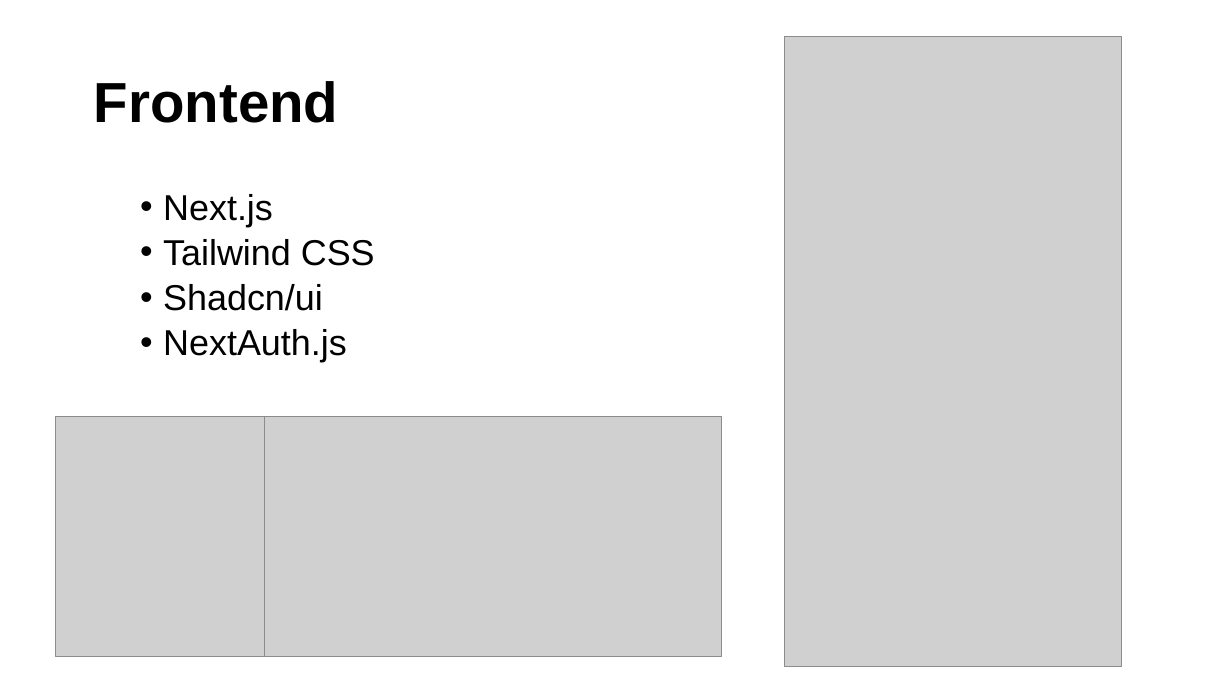
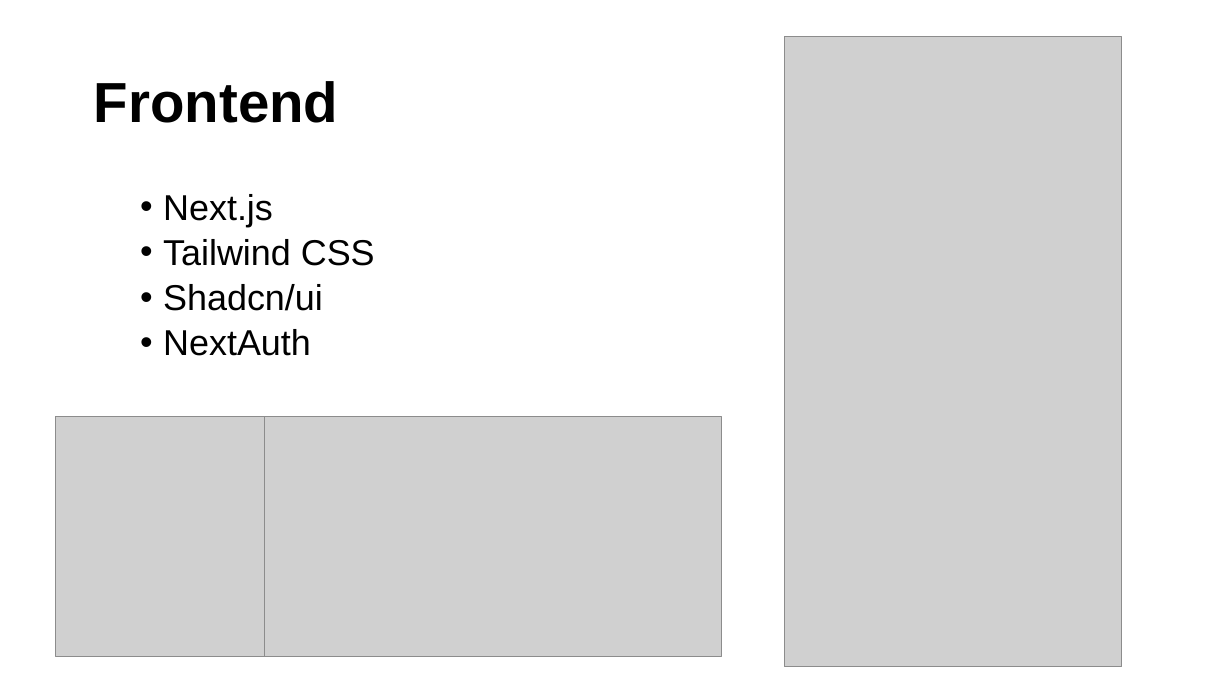
Before and after one commit to SzigetvariMark/pcweb, a slide deck: slide 9 of Bemutato.pptx. Drawn at 1232x693 pixels with LibreOffice and Linux fonts; fonts in the diff are those of the drawing; grey boxes stand for pictures. Boxes give left, top, right and bottom in pixels: in the first picture for what was removed or moved away, otherwise in the second. Text is boxed around its words. In the diff, an @@ line names an element or a change of style, - is before the commit and + after.

```diff
--- a/Bemutato.pptx
+++ b/Bemutato.pptx
@@ text at <box>163,329,311,356</box>: text changed @@
-  • NextAuth.js
+  • NextAuth
```
Also in this commit, not shown: 2 other slides changed, 2 slides added, 2 slides removed.
